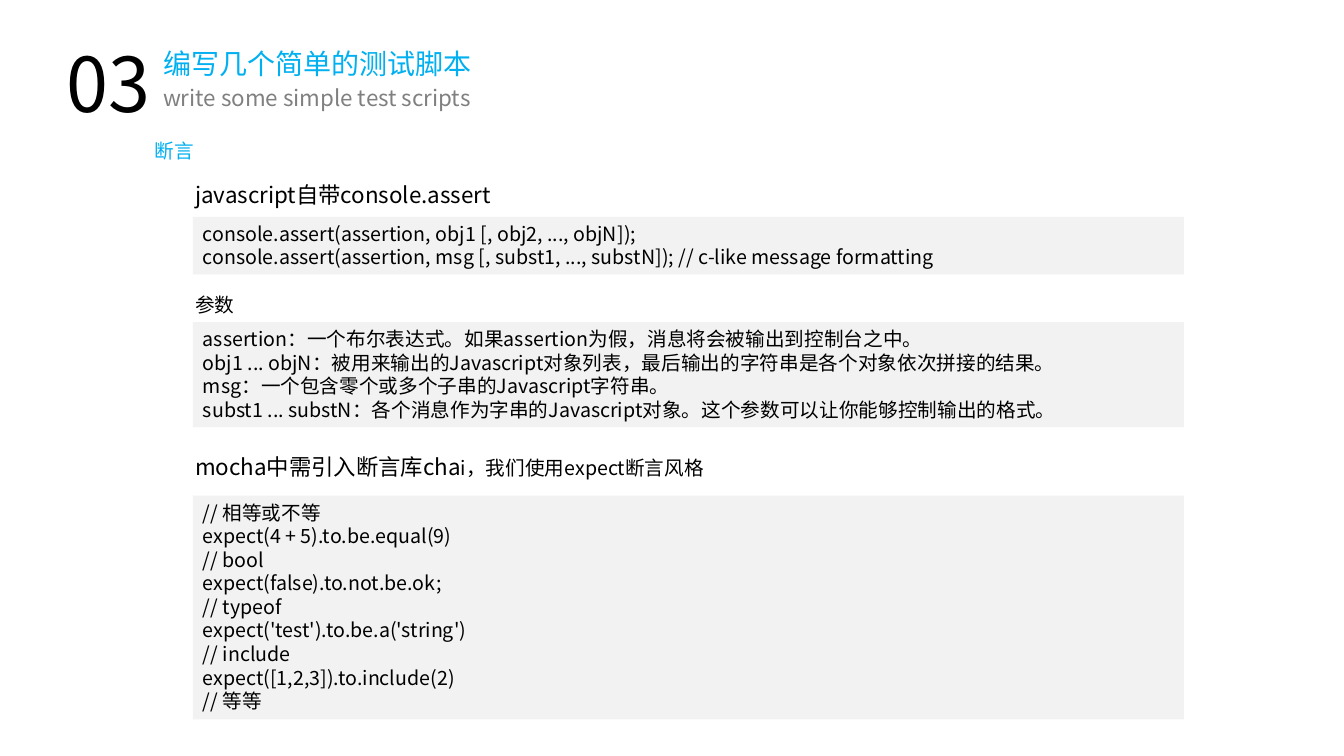
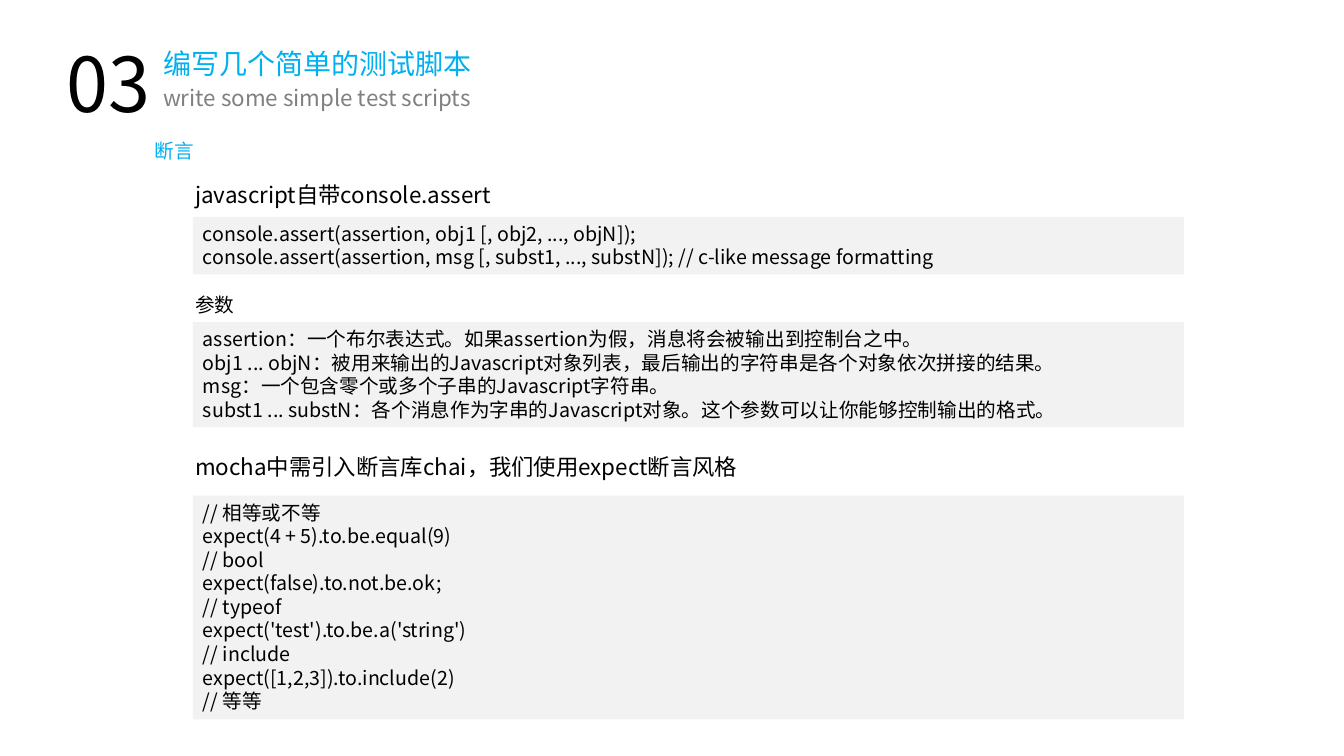
Before and after one commit to hux1ao/vue-unit-test, a slide deck: slide 16 of 单元测试.pptx (slide 11 before the commit). Drawn at 1344x756 pixels with LibreOffice and Linux fonts; fonts in the diff are those of the drawing. Boxes give left, top, right and bottom in pixels: in the first picture for what was removed or moved away, otherwise in the second. Text is boxed around its words. In the diff, an @@ line names an element or a change of style, - is before the commit and + after.

```diff
--- a/单元测试.pptx
+++ b/单元测试.pptx
@@ text "mocha中需引入断言库chai，我们使用expect断言风格" at [195, 456, 737, 480]: size 14 to 16 pt in "mocha中需引入断言库chai，我们使用expect断言风格" @@
```
Also in this commit, not shown: 15 other slides changed, 13 slides added, 1 slide removed, 10 other files.
